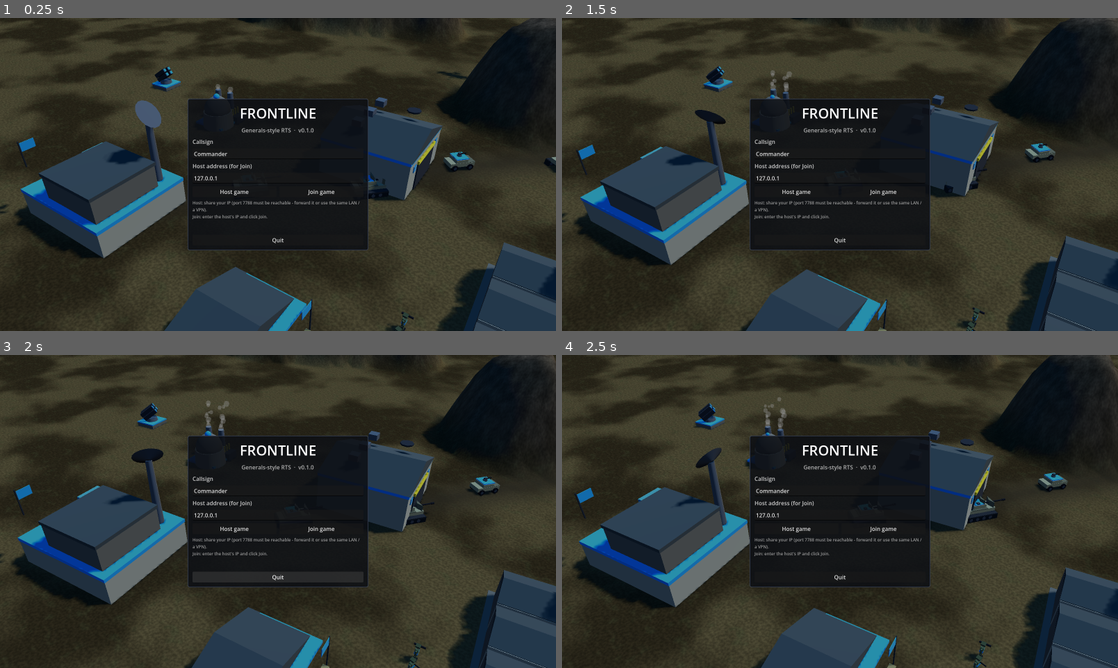
Above: before the commit, frames 1-4 (two rows, left to right).
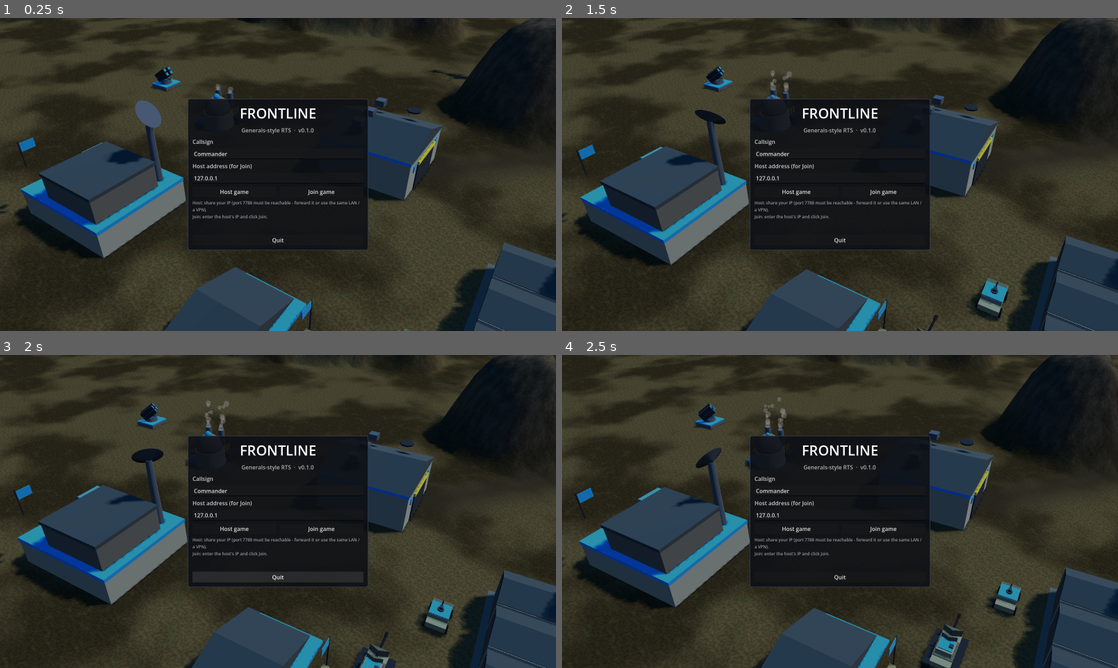
Above: after the commit, the same moments.

Repository: Tzvigettenberg/conquer-and-command
Game: Godot game, scene res://game/main.tscn
Same seed, same stepped clock (60 frames per second), same inputs: the game is played once before the commit and once after it.
Inputs (mouse positions are in pixels of both pictures, inside the frame that each line leads up to):
- Up to frame 1 (0.25 s): no input
- Up to frame 2 (1.5 s): tap Enter at 0.5, 0.6 s; move the mouse to (962, 158) at 0.52 s; hold Right 0.53-1.25 s; click (962, 158) at 0.67 s; tap Space (ui_select) at 0.77 s; drag from (728, 190) to (812, 237) at 1.27 s
- Up to frame 3 (2 s): no input
- Up to frame 4 (2.5 s): move the mouse to (895, 442) at 2.02 s; hold Right from 2.03 s (still down); tap Backspace at 2.1 s

The runs differ from the first frame. In frame 1, 0.5% of the frame differs, in the area x 66-100%, y 16-100%; in frame 2, 1.0%; in frame 3, 1.4%; in frame 4, 1.9%, in the area x 64-91%, y 37-100%.

Commit message:
Shell map: tank column routed around the base, aircraft face their flight direction; dozer shovel no longer spins like a rotor
Co-Authored-By: Claude Fable 5.1 <noreply@anthropic.com>
Claude-Session: https://claude.ai/code/session_017kFU9jRMi1R74YkqKUJrW7

Diff:
--- a/game/client/menu_scene.gd
+++ b/game/client/menu_scene.gd
@@ -26,14 +26,17 @@
 		b.rotation.y = it[2]
 		add_child(b)
 		_animate_building(b)
-	# tank column on the road toward the middle
-	var road_a := Vector3(base.x + 10, 0, base.y + 12)
-	var road_b := Vector3(base.x + 120, 0, base.y + 120)
-	for i in range(5):
+	# tank column: along the lane between the barracks / war factory and the airfield,
+	# then out toward the middle of the map (keeps clear of every structure above)
+	var path: Array = [Vector3(base.x - 46, 0, base.y + 33), Vector3(base.x + 48, 0, base.y + 33), Vector3(base.x + 70, 0, base.y + 60), Vector3(base.x + 140, 0, base.y + 125)]
+	var total := 0.0
+	for i in range(path.size() - 1):
+		total += path[i].distance_to(path[i + 1])
+	for i in range(6):
 		var typ := "crusader" if i % 3 != 2 else "humvee"
 		var u := Visuals.make_model(typ, 0)
 		add_child(u)
-		movers.append({"node": u, "kind": "road", "a": road_a, "b": road_b, "off": i * 0.09, "side": (i % 2) * 3.0 - 1.5, "wheels": u.find_children("Wheel*", "Node3D", true, false)})
+		movers.append({"node": u, "kind": "road", "path": path, "total": total, "off": i * 9.0, "side": (i % 2) * 3.4 - 1.7, "wheels": u.find_children("Wheel*", "Node3D", true, false)})
 	# helicopter on patrol
 	var heli := Visuals.make_model("comanche", 0)
 	add_child(heli)
@@ -45,7 +48,7 @@
 	# infantry squad idling by the barracks
 	for i in range(4):
 		var s := Visuals.make_model("ranger" if i < 3 else "missile_defender", 0)
-		s.position = Vector3(base.x - 2 + i * 1.6, 0, base.y + 34)
+		s.position = Vector3(base.x - 16 + i * 1.6, 0, base.y + 26)
 		s.rotation.y = randf_range(-0.4, 0.4)
 		add_child(s)
 	cam = Camera3D.new()
@@ -75,14 +78,21 @@
 		var n: Node3D = mv["node"]
 		match mv["kind"]:
 			"road":
-				var k := fmod(t * 0.02 + float(mv["off"]), 1.0)
-				var a: Vector3 = mv["a"]
-				var b: Vector3 = mv["b"]
+				var path: Array = mv["path"]
+				var dist := fmod(t * 4.5 + float(mv["off"]), float(mv["total"]))
+				var a: Vector3 = path[0]
+				var b: Vector3 = path[1]
+				for i in range(path.size() - 1):
+					var seg: float = path[i].distance_to(path[i + 1])
+					if dist <= seg:
+						a = path[i]
+						b = path[i + 1]
+						break
+					dist -= seg
 				var dir := (b - a).normalized()
 				var side := Vector3(-dir.z, 0, dir.x) * float(mv["side"])
-				var p := a.lerp(b, k) + side
-				n.position = p
-				n.rotation.y = atan2(dir.x, dir.z)
+				n.position = a + dir * dist + side
+				n.rotation.y = lerp_angle(n.rotation.y, atan2(dir.x, dir.z), 0.1)
 				for w in mv["wheels"]:
 					(w as Node3D).rotate_x(dt * 6.0)
 			"orbit":
@@ -92,8 +102,9 @@
 				var p := cc + Vector3(cos(t * sp) * r, sin(t * 0.7) * 2.0, sin(t * sp) * r)
 				var nxt := cc + Vector3(cos(t * sp + 0.05) * r, 0, sin(t * sp + 0.05) * r)
 				n.position = p
-				n.look_at(Vector3(nxt.x, p.y, nxt.z), Vector3.UP)
-				n.rotation.z = -0.35 if r > 50.0 else -0.12
+				var d := Vector3(nxt.x, p.y, nxt.z) - p
+				n.rotation = Vector3(0, atan2(d.x, d.z), 0)   # models face +Z
+				n.rotate_object_local(Vector3(0, 0, 1), 0.35 if r > 50.0 else 0.12)   # bank into the turn
 				for ro in mv["rotors"]:
 					var rn: Node3D = ro
 					if "Tail" in rn.name:
--- a/game/client/units.gd
+++ b/game/client/units.gd
@@ -108,7 +108,7 @@
 	for sx in [-1.0, 1.0]:
 		box(root, Vector3(0.14, 0.14, l * 0.45), Vector3(sx * w * 0.42, 0.9, l * 0.3), METAL)
 	var blade := box(root, Vector3(w * 1.15, 0.9, 0.18), Vector3(0, 0.6, l * 0.52), Color(0.85, 0.7, 0.2))
-	blade.name = "Blade"
+	blade.name = "DozerShovel"
 	box(root, Vector3(w * 1.15, 0.12, 0.2), Vector3(0, 1.1, l * 0.5), METAL)
 
 static func _humvee(root: Node3D, tc: Color, l: float) -> void:
@@ -206,7 +206,7 @@
 	box(turret, Vector3(0.9, 0.5, 0.9), Vector3(0, 0.25, 0), METAL)
 	for sx in [-1.0, 1.0]:
 		var d := cyl(turret, 0.45, 0.15, 0.3, Vector3(sx * 0.55, 0.55, 0.2), Color(0.8, 0.85, 0.9), Vector3(-PI * 0.35, 0, 0), 12)
-		d.name = "Dish%d" % int(sx + 1)
+		d.name = "Emitter%d" % int(sx + 1)
 		var em := Buildings.sphere(turret, 0.12, Vector3(sx * 0.55, 0.6, 0.35), Color(0.4, 0.8, 1.0))
 		em.name = "Laser%d" % int(sx + 1)
 	root.set_meta("turret", turret)
